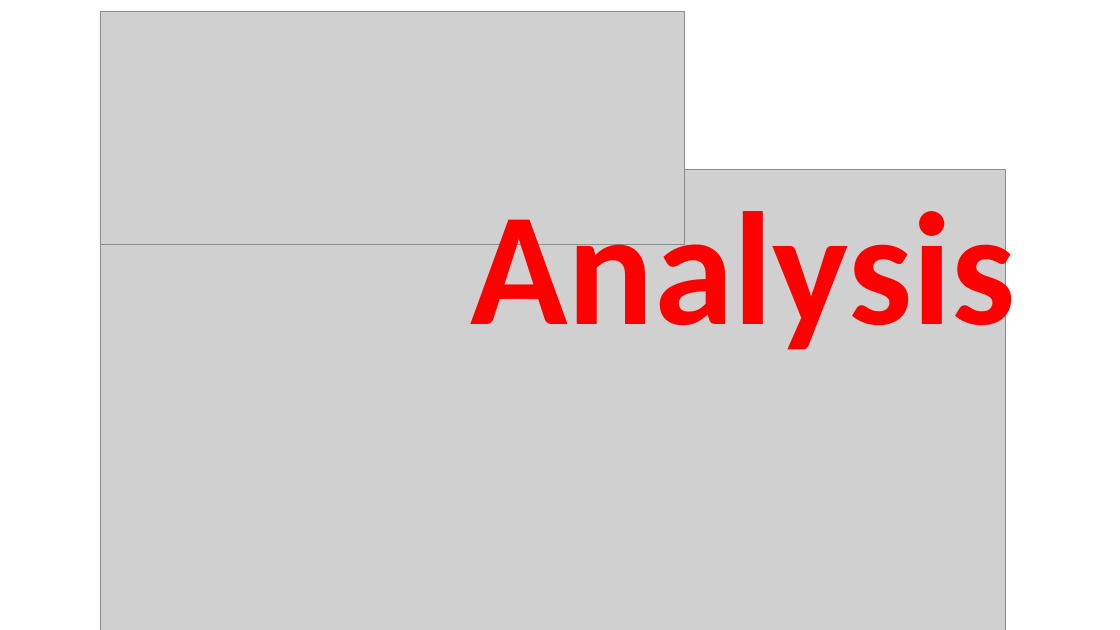
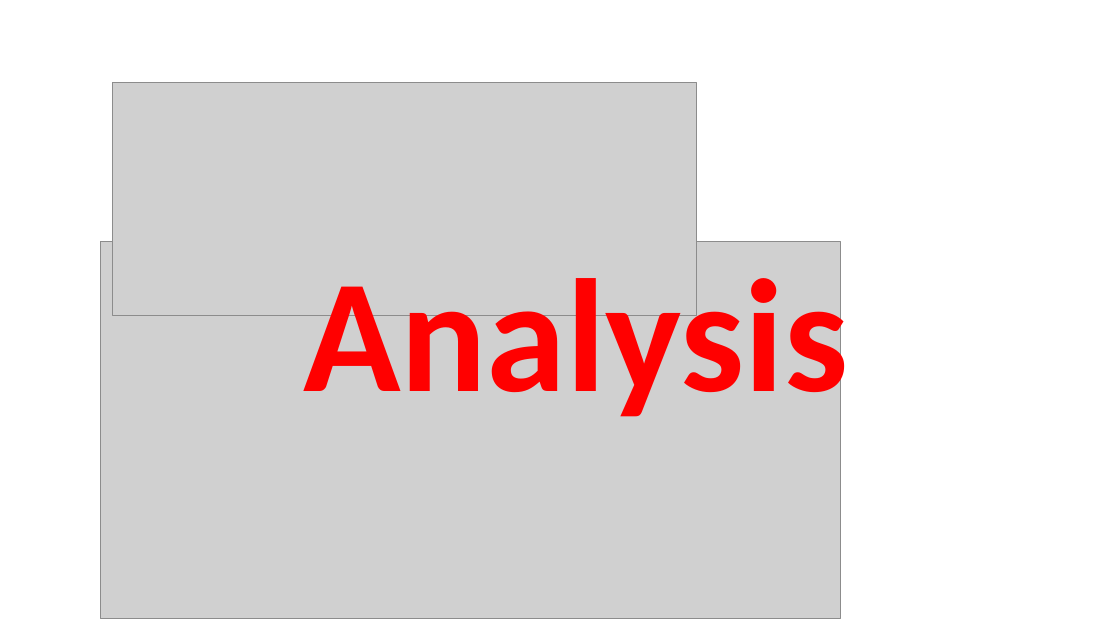
Before and after one commit to trinhansg/trinhansg.github.io, a slide deck: slide 1 of google-scholar-analysis/gsa.pptx. Drawn at 1120x630 pixels with LibreOffice and Linux fonts; fonts in the diff are those of the drawing; grey boxes stand for pictures. Boxes give left, top, right and bottom in pixels: in the first picture for what was removed or moved away, otherwise in the second. Text is boxed around its words. In the diff, an @@ line names an element or a change of style, - is before the commit and + after.

```diff
--- a/google-scholar-analysis/gsa.pptx
+++ b/google-scholar-analysis/gsa.pptx
@@ picture: place and size @@
-picture at [100,12,685,245]
+picture at [113,82,697,315]
@@ text "Analysis": place and size @@
-text "Analysis" at [470,190,1015,361]
+text "Analysis" at [303,257,848,428]
@@ picture: place and size @@
-picture at [100,169,1005,630]
+picture at [100,241,840,618]
```
Also in this commit, not shown: 2 other files.
